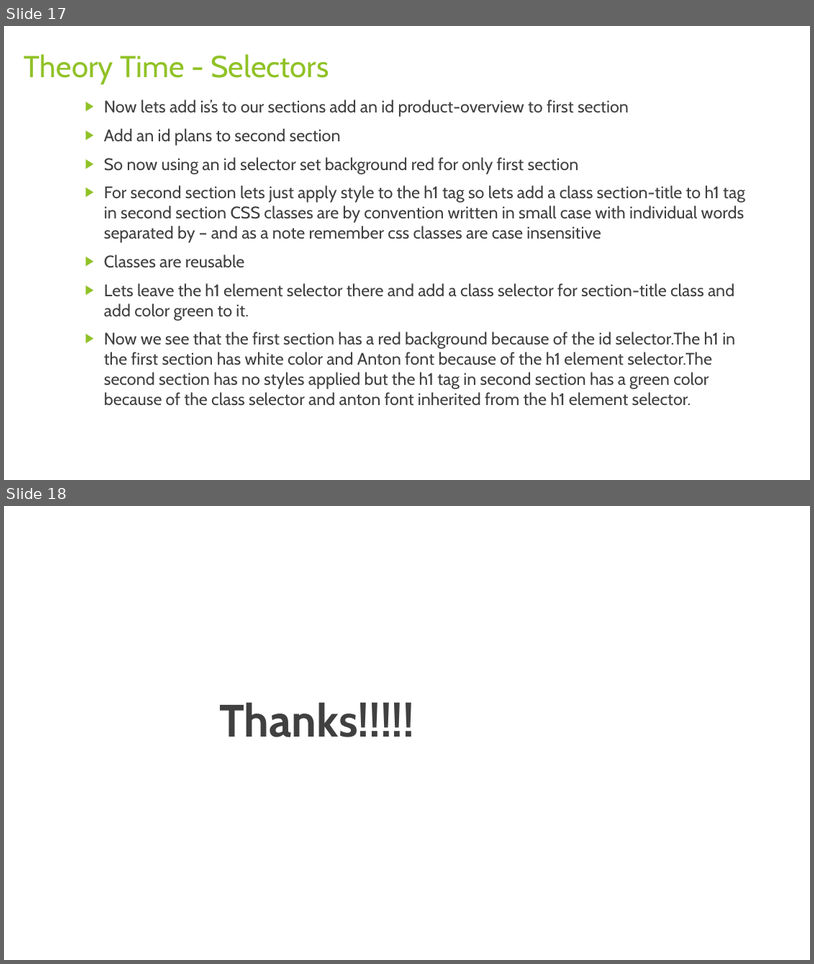
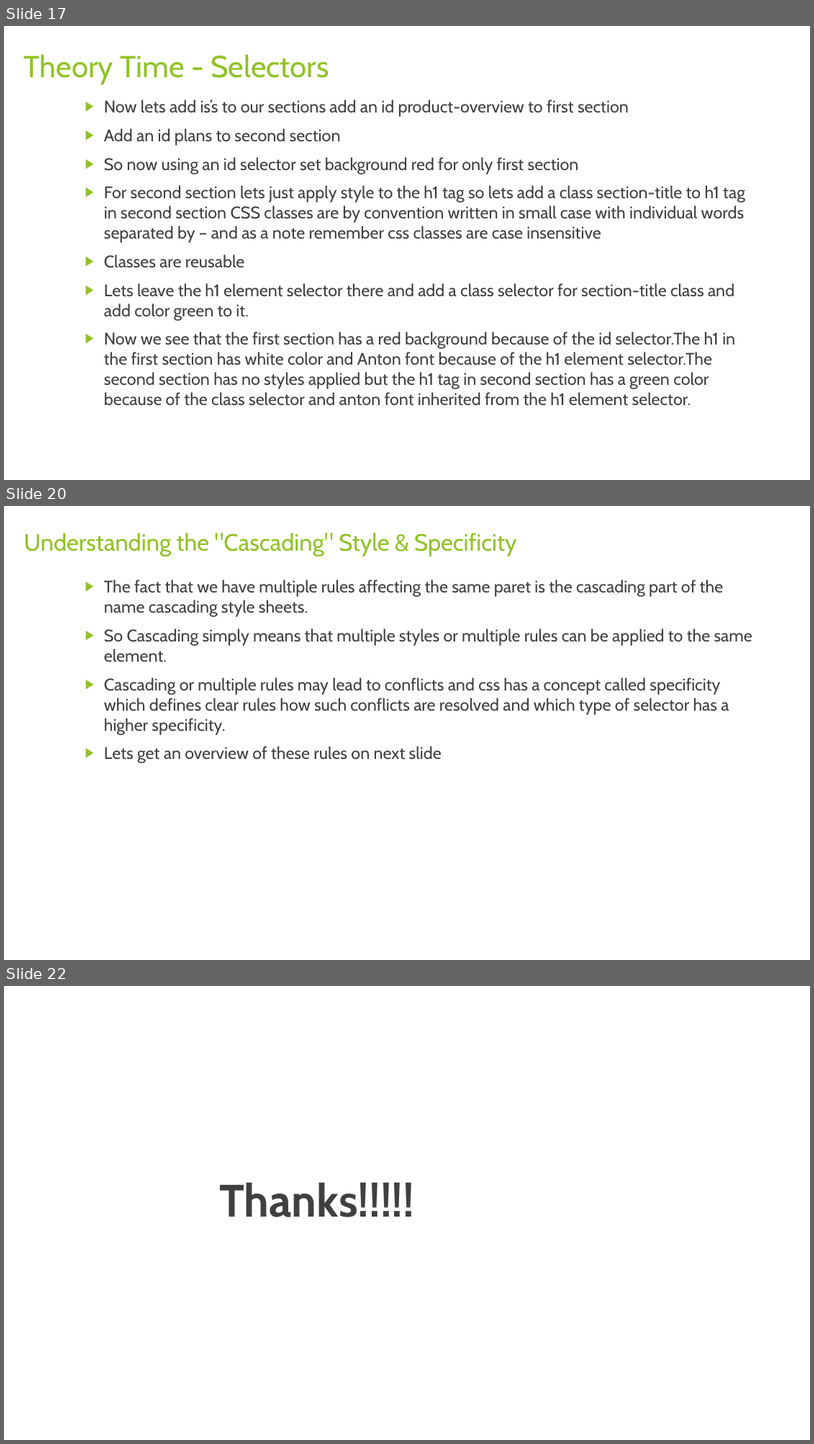
Before and after one commit to rudhrainfogain/CSS, a slide deck: PPT/Css-v2.pptx. Shown one above the other, each under a label of ours: slides 17 and 18 before the commit, slides 17, 20 and 22 after it; the slides between them are not shown. The pictures are 814x964 and 814x1444 pixels, drawn with LibreOffice and Linux fonts; fonts in the diff are those of the drawing. Boxes give left, top, right and bottom in pixels: in the first picture for what was removed or moved away, otherwise in the second. Text is boxed around its words. In the diff, an @@ line names an element or a change of style, - is before the commit and + after.

Commit message:
Cascading and specificity

```diff
--- a/PPT/Css-v2.pptx
+++ b/PPT/Css-v2.pptx
@@ slide 20 added at (x1=4, y1=506, x2=810, y2=960), background #FFFFFF @@
@@ title added at (x1=24, y1=533, x2=517, y2=556), 28 pt, text #90C226 @@
+Understanding the "Cascading" Style & Specificity
@@ text added at (x1=104, y1=579, x2=753, y2=763), 20 pt, text #404040 @@
+  ▶ The fact that we have multiple rules affecting the same paret is the cascading part of the name cascading style sheets.
+  ▶ So Cascading simply means that multiple styles or multiple rules can be applied to the same element.
+  ▶ Cascading or multiple rules may lead to conflicts and css has a concept called specificity which defines clear rules how such conflicts are resolved and which type of selector has a higher specificity.
+  ▶ Lets get an overview of these rules on next slide
@@ what was slide 18 is now slide 22 @@
```
Also in this commit, not shown: 3 other slides added, 2 other files.
